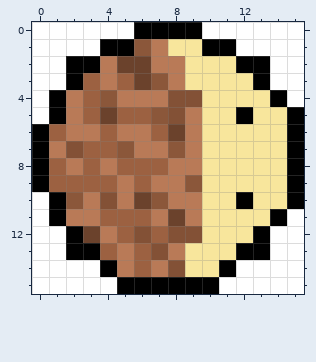
Pixel-art sprite, stored at src/main/images/employee_right.png. Above, as it was before the edit.
The file is 16x16 pixels.
Once edited:
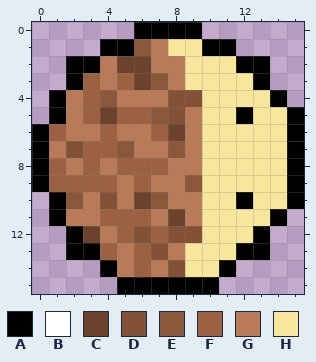
Palette (. is transparent): A #000000  B #ffffff  C #6b422c  D #835136  E #8b573a  F #9c6141  G #b97a57  H #f8e69c
Changes in this commit:
@@ x 0..15 @@
- 0 BBBBBBAAAABBBBBB
- 1 BBBBAAEGHHAABBBB
- 2 BBAAGCCGGHHHAABB
- 3 BBAFGFCEGHHHHABB
- 4 BAGFEGGGDDHHHHAB
- 5 BAGFCFFEDGHHAHHA
+ 0 ......AAAA......
+ 1 ....AAEGHHAA....
+ 2 ..AAGCCGGHHHAA..
+ 3 ..AFGFCEGHHHHA..
+ 4 .AGFEGGGDDHHHHA.
+ 5 .AGFCFFEDGHHAHHA
  6 AFGGFGGFCGHHHHHA
@@ x 0..15 @@
  9 AFFFFGFGGEHHHHHA
-10 BAEGDGCEGGHHAHHA
-11 BAGGFFFGCGHHHHAB
-12 BBACGFDFDDHHHABB
-13 BBAAFGFDGHHHAABB
-14 BBBBAGFGDHHABBBB
-15 BBBBBAAAAAABBBBB
+10 .AEGDGCEGGHHAHHA
+11 .AGGFFFGCGHHHHA.
+12 ..ACGFDFDDHHHA..
+13 ..AAFGFDGHHHAA..
+14 ....AGFGDHHA....
+15 .....AAAAAA.....
